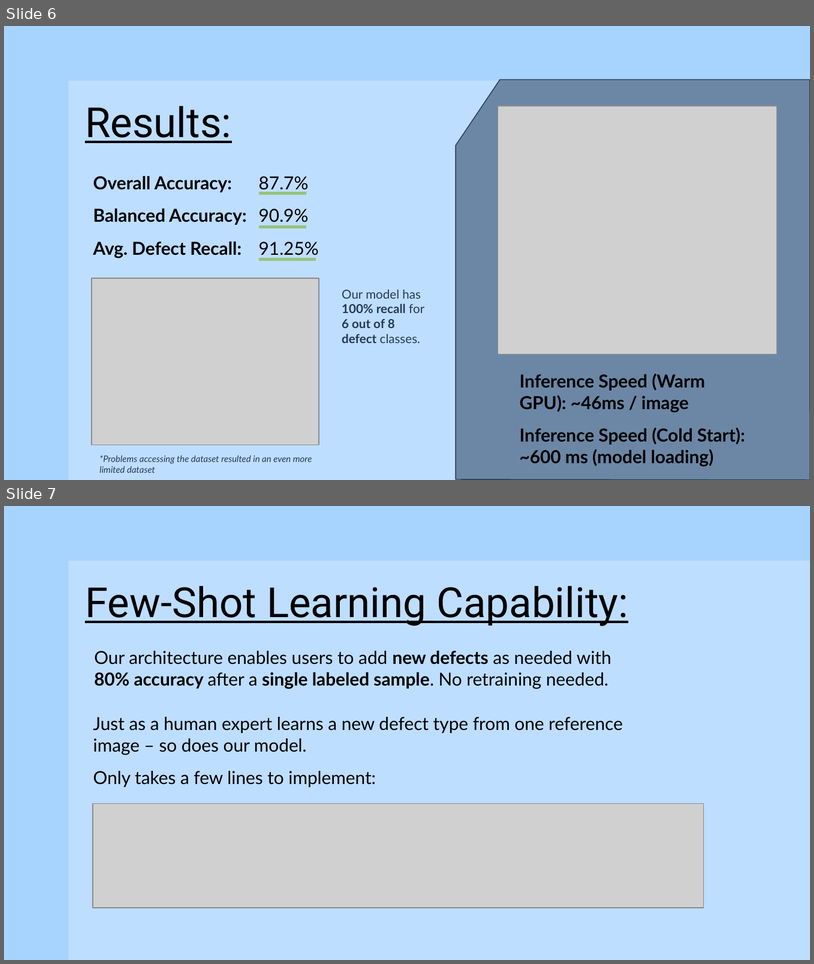
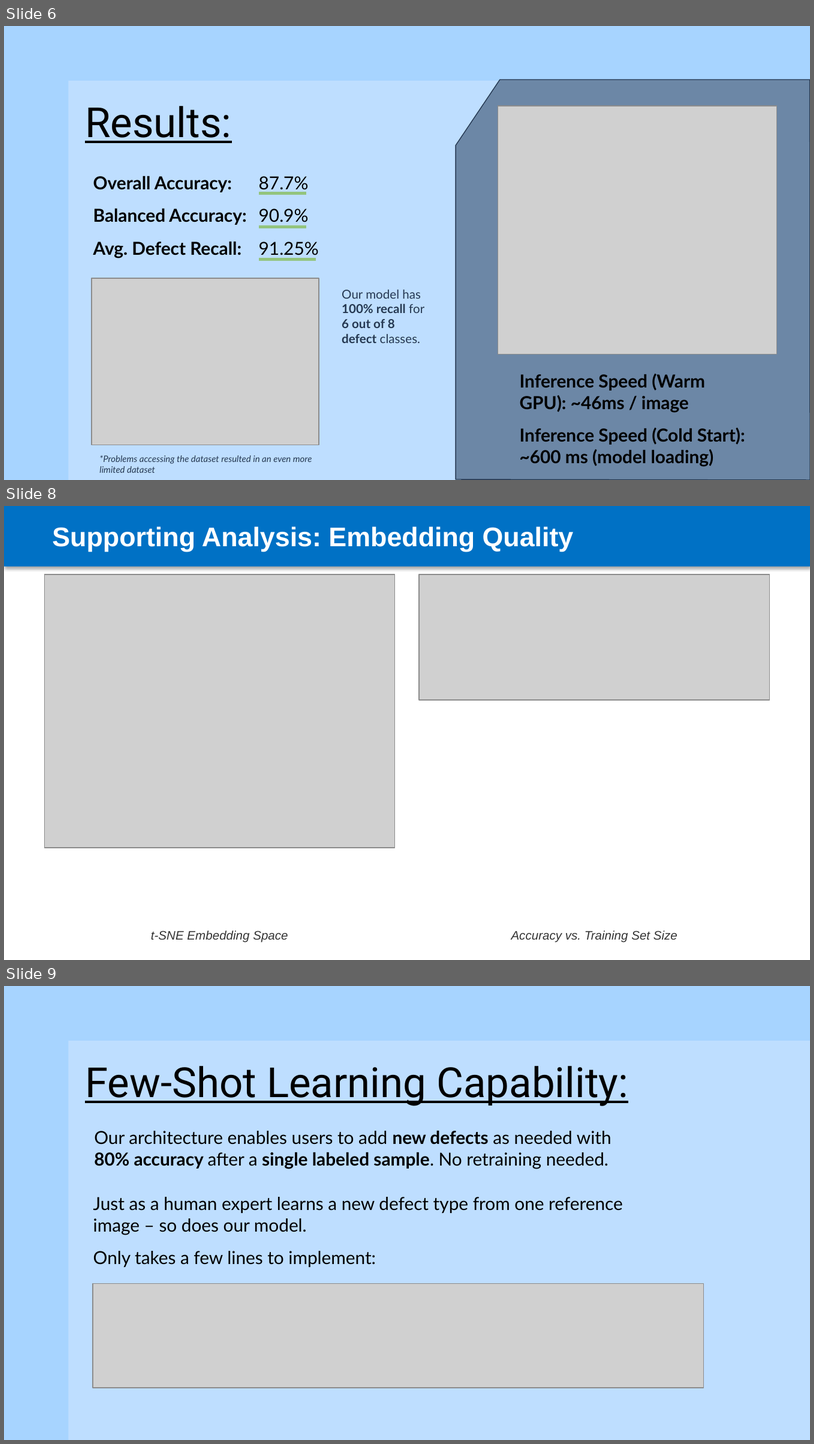
Before and after one commit to hitheshrai/Semiconductor-challenge, a slide deck: presentation/ProblemA_Photonator.pptx. Shown one above the other, each under a label of ours: slides 6 and 7 before the commit, slides 6, 8 and 9 after it; the slides between them are not shown. The pictures are 814x964 and 814x1444 pixels, drawn with LibreOffice and Linux fonts; fonts in the diff are those of the drawing; grey boxes stand for pictures. Boxes give left, top, right and bottom in pixels: in the first picture for what was removed or moved away, otherwise in the second. Text is boxed around its words. In the diff, an @@ line names an element or a change of style, - is before the commit and + after.

Commit message:
Update ProblemA_Photonator.pptx with analysis, feasibility, and impact slides

```diff
--- a/presentation/ProblemA_Photonator.pptx
+++ b/presentation/ProblemA_Photonator.pptx
@@ slide 8 added at [4,506,810,960], background #FFFFFF @@
@@ rectangle added at [4,506,810,567], fill #0071C5 @@
@@ text added at [52,526,574,552], 24 pt, text #FFFFFF, bold @@
+Supporting Analysis: Embedding Quality
@@ picture added at [44,574,395,847] @@
@@ picture added at [419,574,770,700] @@
@@ text added at [151,930,288,942], 11 pt, text #333333, italic @@
+t-SNE Embedding Space
@@ text added at [512,930,678,942], 11 pt, text #333333, italic @@
+Accuracy vs. Training Set Size
@@ what was slide 7 is now slide 9 @@
```
Also in this commit, not shown: 3 other slides added.
